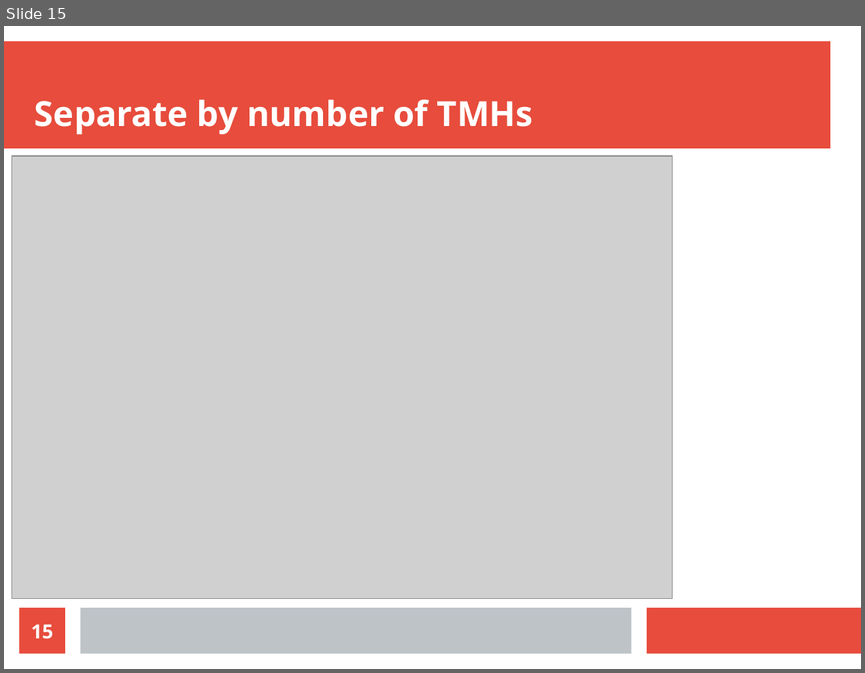
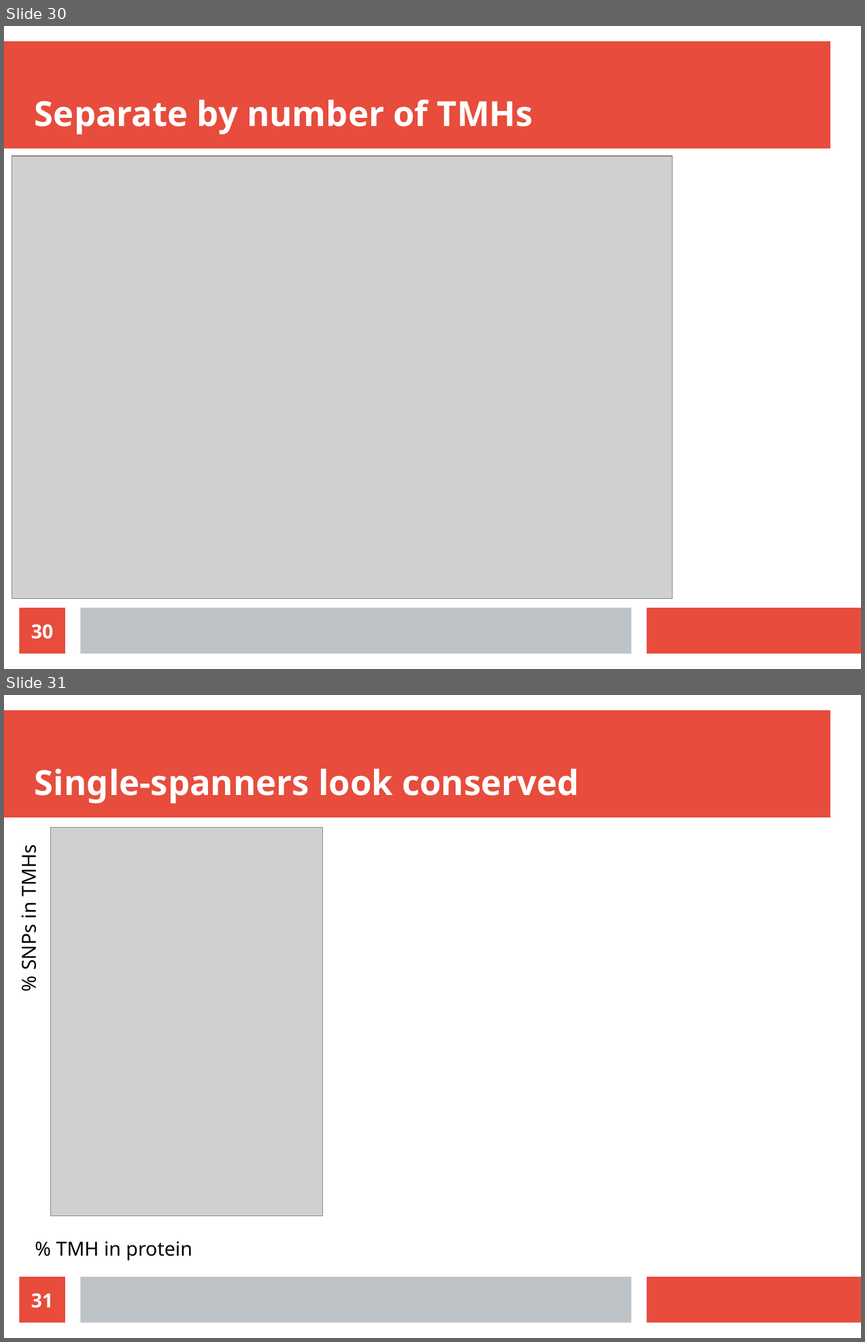
Before and after one commit to richelbilderbeek/molimm_presentation_20210111, a slide deck: molimm_presentation_20210111.odp. Shown one above the other, each under a label of ours: slide 15 before the commit, slides 30 and 31 after it. The pictures are 865x673 and 865x1342 pixels, drawn with LibreOffice and Linux fonts; fonts in the diff are those of the drawing; grey boxes stand for pictures. Boxes give left, top, right and bottom in pixels: in the first picture for what was removed or moved away, otherwise in the second. Text is boxed around its words. In the diff, an @@ line names an element or a change of style, - is before the commit and + after.

```diff
--- a/molimm_presentation_20210111.odp
+++ b/molimm_presentation_20210111.odp
@@ slide 31 added at (4, 695, 861, 1338), background #FFFFFF; not listed: 3 template elements that a slide beside it also shows @@
@@ title added at (35, 768, 579, 803), 32 pt, text #FFFFFF, bold @@
+Single-spanners look conserved
@@ picture added at (51, 827, 323, 1216) @@
@@ text added at (15, 849, 41, 968), 18 pt, text #000000 @@
+% SNPs in TMHs
@@ text added at (56, 1241, 192, 1260), 18 pt, text #000000 @@
+% TMH in protein
@@ page number added at (20, 1276, 65, 1323), fill #E74C3C, 18 pt, text #FFFFFF, bold @@
+31
@@ what was slide 15 is now slide 30 @@
@@ page number at (31, 624, 54, 639): text changed @@
-15
+30
```
Also in this commit, not shown: 3 slides changed, 20 other slides added, 4 slides removed, 12 other files.
